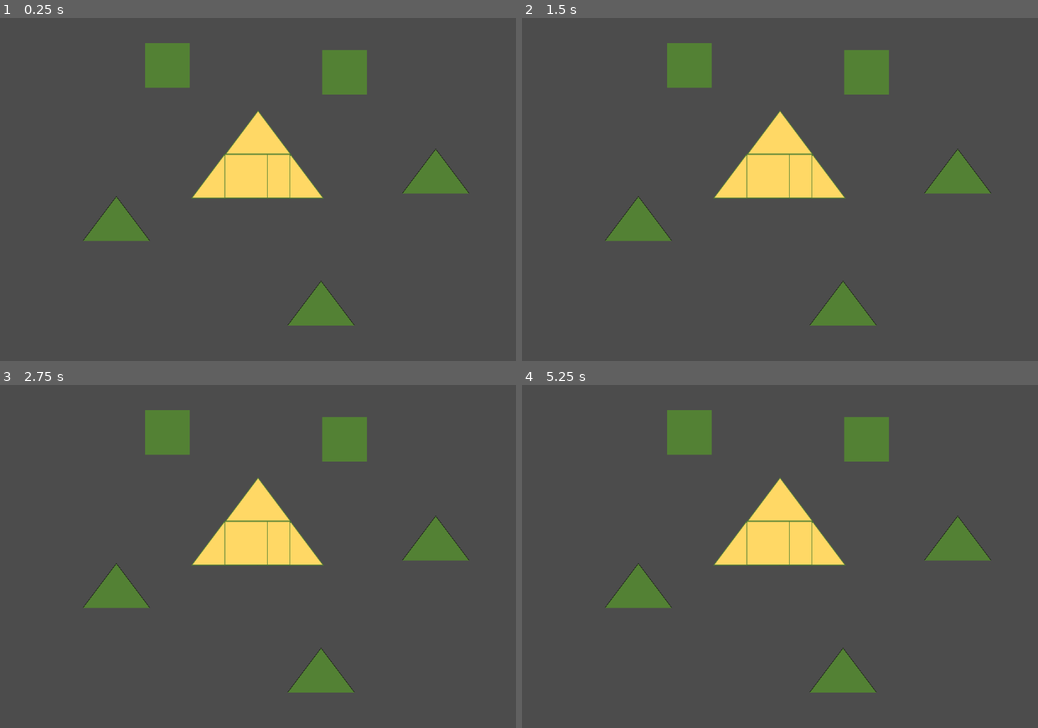
Above: before the commit, frames 1-4 (two rows, left to right).
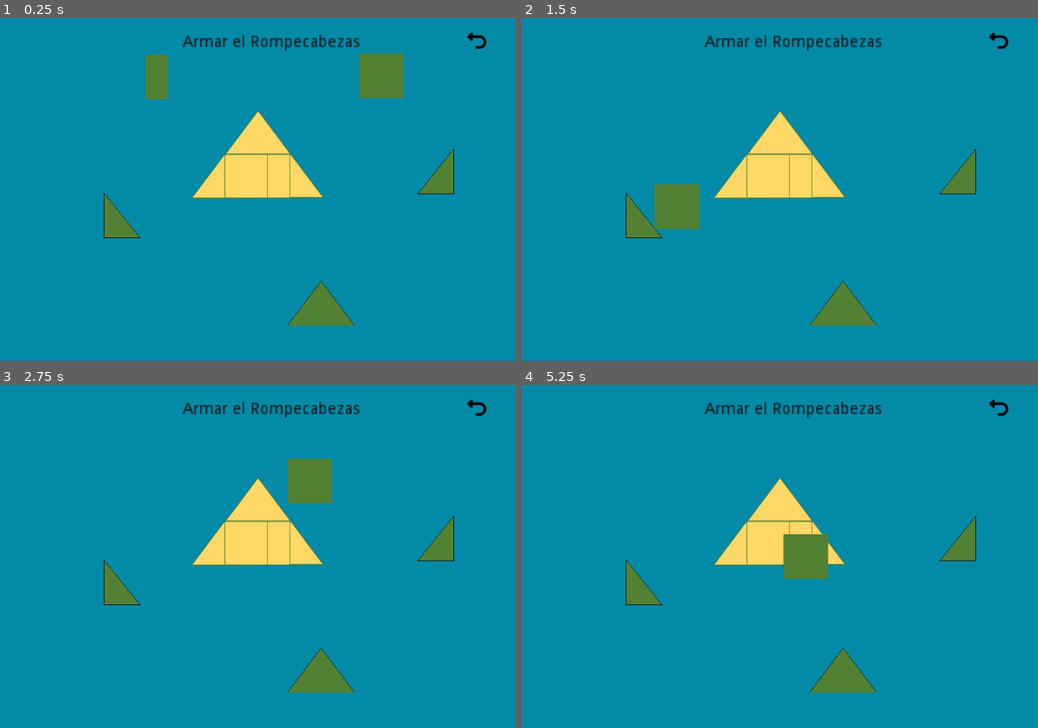
Above: after the commit, the same moments.

Repository: Jod00/Proyecto_AFIGE_Rompecabeza
Game: Godot game, scene res://Escenas_Scripts/rompecabeza.tscn
Same seed, same stepped clock (60 frames per second), same inputs: the game is played once before the commit and once after it. The project has no main scene, so this scene is started directly.
Inputs (mouse positions are in pixels of both pictures, inside the frame that each line leads up to):
- Up to frame 1 (0.25 s): no input
- Up to frame 2 (1.5 s): tap Enter at 0.5 s; move the mouse to (893, 172) at 0.52 s; click (893, 172) at 0.67 s; tap Space at 1.25 s; move the mouse to (676, 206) at 1.27 s; click (676, 206) at 1.42 s
- Up to frame 3 (2.75 s): tap Enter at 2 s; move the mouse to (309, 481) at 2.02 s; click (309, 481) at 2.17 s
- Up to frame 4 (5.25 s): tap Space at 2.75, 4.25 s; move the mouse to (754, 625) at 2.77 s; click (754, 625) at 2.92 s; tap Enter at 3.5 s; move the mouse to (934, 607) at 3.52 s; click (934, 607) at 3.67 s; move the mouse to (625, 505) at 4.27 s; click (625, 505) at 4.42 s; move the mouse to (805, 556) at 5.02 s; click (805, 556) at 5.17 s

The runs differ from the first frame. In frame 1, 95% of the frame differs, in the area x 0-100%, y 0-100%; in frame 2, 95%; in frame 3, 95%; in frame 4, 96%.

Commit message:
funcion arrastre lograda llamada _input()

Diff:
--- /dev/null
+++ b/Escenas_Scripts/Comp.tscn
@@ -0,0 +1,62 @@
+[gd_scene load_steps=6 format=2]
+
+[ext_resource path="res://Escenas_Scripts/pieza_Cuadrados.tscn" type="PackedScene" id=3]
+[ext_resource path="res://Escenas_Scripts/pieza_triangulo1.tscn" type="PackedScene" id=4]
+[ext_resource path="res://Fondo_iconos/botonContinuar.png" type="Texture" id=5]
+[ext_resource path="res://Fondo_iconos/botonContinuarP.png" type="Texture" id=6]
+
+[sub_resource type="CanvasItemMaterial" id=1]
+blend_mode = 1
+
+[node name="Node2D" type="Node2D"]
+
+[node name="ColorRect" type="ColorRect" parent="."]
+margin_right = 900.0
+margin_bottom = 600.0
+color = Color( 0.0156863, 0.545098, 0.658824, 1 )
+
+[node name="pieza_triangulo1" parent="." instance=ExtResource( 4 )]
+position = Vector2( 391, 276 )
+scale = Vector2( 0.6, 0.6 )
+
+[node name="pieza_Cuadrado" parent="." instance=ExtResource( 3 )]
+position = Vector2( 431, 276 )
+scale = Vector2( 0.6, 0.6 )
+
+[node name="pieza_trianguloRecIzq" parent="." instance=ExtResource( 4 )]
+position = Vector2( 506, 275 )
+scale = Vector2( 0.6, 0.6 )
+
+[node name="pieza_trianguloRecDer" parent="." instance=ExtResource( 4 )]
+position = Vector2( 448, 199 )
+scale = Vector2( 0.6, 0.6 )
+
+[node name="pieza_Rectangulo" parent="." instance=ExtResource( 3 )]
+position = Vector2( 467, 276 )
+scale = Vector2( 0.6, 0.6 )
+
+[node name="tituloCompletado" type="Label" parent="."]
+modulate = Color( 0.894118, 0.623529, 0.0509804, 1 )
+self_modulate = Color( 0.894118, 0.623529, 0.0509804, 1 )
+material = SubResource( 1 )
+margin_left = 409.0
+margin_top = 250.0
+margin_right = 494.0
+margin_bottom = 265.0
+text = "¡TRIÁNGULO!"
+align = 1
+valign = 1
+
+[node name="TouchScreenButton" type="TouchScreenButton" parent="."]
+position = Vector2( 411, 278 )
+scale = Vector2( 0.1, 0.1 )
+normal = ExtResource( 5 )
+pressed = ExtResource( 6 )
+
+[node name="tiempo_Completado" type="Label" parent="."]
+modulate = Color( 0, 0, 0, 1 )
+margin_left = 379.0
+margin_top = 329.0
+margin_right = 516.0
+margin_bottom = 343.0
+text = "Completado en 00:30"
--- a/Escenas_Scripts/Triangulos.tscn
+++ b/Escenas_Scripts/Triangulos.tscn
@@ -35,4 +35,4 @@
 animation = "triangulo"
 
 [node name="CollisionPolygon2D" type="CollisionPolygon2D" parent="."]
-polygon = PoolVector2Array( 0, -38, 57, 38, -60, 38 )
+polygon = PoolVector2Array( 0, -38, 58, 38, -60, 38 )
--- /dev/null
+++ b/Escenas_Scripts/cuadrados.gd
@@ -0,0 +1,14 @@
+extends StaticBody2D
+
+
+# Declare member variables here. Examples:
+# var a = 2
+# var b = "text"
+
+func _ready():
+	pass # Replace with function body.
+
+
+# Called every frame. 'delta' is the elapsed time since the previous frame.
+#func _process(delta):
+#	pass
--- a/Escenas_Scripts/cuadrados.tscn
+++ b/Escenas_Scripts/cuadrados.tscn
@@ -1,7 +1,8 @@
-[gd_scene load_steps=5 format=2]
+[gd_scene load_steps=6 format=2]
 
 [ext_resource path="res://Sprites/rompecabeza-triangulo/rectangulo.png" type="Texture" id=1]
 [ext_resource path="res://Sprites/rompecabeza-triangulo/cuadro.png" type="Texture" id=2]
+[ext_resource path="res://Escenas_Scripts/cuadrados.gd" type="Script" id=3]
 
 [sub_resource type="SpriteFrames" id=1]
 animations = [ {
@@ -21,6 +22,7 @@
 
 [node name="cuadrados" type="StaticBody2D"]
 position = Vector2( 109, 78 )
+script = ExtResource( 3 )
 __meta__ = {
 "_edit_group_": true
 }
--- /dev/null
+++ b/Escenas_Scripts/pieza_Cuadrados.gd
@@ -0,0 +1,29 @@
+extends Area2D
+
+# variables here:
+var arrastrando = false
+var offset = Vector2() # nos da la diferencia entre la posicion del toque y del objeto
+# offset = position - posicionToque ## con esto al sumarlo a la posicion del objeto logramos que vuelva
+## al punto de origen como tipo elastico
+var posicionToque = Vector2()
+var estaArmado = false
+
+func _ready():
+	pass # Replace with function body.
+
+func _input(event):
+	if event is InputEventScreenTouch:
+		if event.is_pressed():
+			if get_viewport_rect().has_point(event.position):
+				posicionToque= event.position
+				arrastrando = true
+		else:
+			position = event.position
+			arrastrando = false
+
+func _process(_delta):
+	if arrastrando:
+		position = get_global_mouse_position()
+
+## para la colision , para que funcione de neuvo solo cambiar false por true
+#set_process_input(false) # detiene la funcion input
--- a/Escenas_Scripts/pieza_Cuadrados.tscn
+++ b/Escenas_Scripts/pieza_Cuadrados.tscn
@@ -1,7 +1,8 @@
-[gd_scene load_steps=5 format=2]
+[gd_scene load_steps=6 format=2]
 
 [ext_resource path="res://Sprites/rompecabeza-triangulo/pieza_rectangulo.png" type="Texture" id=1]
 [ext_resource path="res://Sprites/rompecabeza-triangulo/pieza_cuadrado.png" type="Texture" id=2]
+[ext_resource path="res://Escenas_Scripts/pieza_Cuadrados.gd" type="Script" id=3]
 
 [sub_resource type="SpriteFrames" id=1]
 animations = [ {
@@ -20,6 +21,11 @@
 extents = Vector2( 65, 65 )
 
 [node name="pieza_Cuadrados" type="Area2D"]
+position = Vector2( 192, 122 )
+script = ExtResource( 3 )
+__meta__ = {
+"_edit_group_": true
+}
 
 [node name="AnimatedSprite" type="AnimatedSprite" parent="."]
 modulate = Color( 0.329412, 0.509804, 0.207843, 1 )
--- /dev/null
+++ b/Escenas_Scripts/rompecabeza.gd
@@ -0,0 +1,26 @@
+extends Node2D
+
+var FormaTrianguloRect = []
+
+#var b = false
+
+func _ready():
+	FormaTrianguloRect = [Vector2(0,-38),Vector2(0,38),Vector2(-60,38)]
+	#$titulopantalla.text= str($rectangulo/CollisionShape2D.transform)
+	##Modificacion de las piezas
+	$pieza_trianguloRecIzq/AnimatedSprite.animation = 'TrianguloRectanguloIzq'
+	$pieza_trianguloRecDer/AnimatedSprite.animation = "TrianguloRectanguloDer"
+	$pieza_Rectangulo/AnimatedSprite.animation = "rectangulo"
+	$pieza_Rectangulo/CollisionShape2D.scale.x = 0.5
+	##Modificacion de los espacios para las peizas o simplemente(espacios)
+	$rectangulo/CollisionShape2D.scale.x = 0.3
+	$rectangulo/CollisionShape2D.position.x += 18
+	#void set ( int idx, Vector2 vector2 )
+#	$TrianguloRecDer/CollisionPolygon2D.polygon.set(1,Vector2(0,38))
+	$TrianguloRecDer/CollisionPolygon2D.scale = Vector2(0.7,0.7)
+	$TrianguloRecIzq/CollisionPolygon2D.polygon.set(1,Vector2(30,38))
+	#$TrianguloRecIzq/CollisionPolygon2D
+
+## Called every frame. 'delta' is the elapsed time since the previous frame.
+#func _process(delta):
+#	pass
--- a/Escenas_Scripts/rompecabeza.tscn
+++ b/Escenas_Scripts/rompecabeza.tscn
@@ -1,43 +1,81 @@
-[gd_scene load_steps=5 format=2]
+[gd_scene load_steps=7 format=2]
 
 [ext_resource path="res://Escenas_Scripts/pieza_triangulo1.tscn" type="PackedScene" id=1]
 [ext_resource path="res://Escenas_Scripts/Triangulos.tscn" type="PackedScene" id=2]
 [ext_resource path="res://Escenas_Scripts/pieza_Cuadrados.tscn" type="PackedScene" id=3]
 [ext_resource path="res://Escenas_Scripts/cuadrados.tscn" type="PackedScene" id=4]
+[ext_resource path="res://Escenas_Scripts/rompecabeza.gd" type="Script" id=5]
+[ext_resource path="res://Fondo_iconos/BotonRegresar.png.png" type="Texture" id=6]
 
-[node name="Node2D" type="Node2D"]
+[node name="rompecabeza" type="Node2D"]
+script = ExtResource( 5 )
+
+[node name="ColorRect" type="ColorRect" parent="."]
+margin_right = 900.0
+margin_bottom = 600.0
+color = Color( 0.0156863, 0.545098, 0.658824, 1 )
 
 [node name="Triangulo" parent="." instance=ExtResource( 2 )]
 position = Vector2( 450, 200 )
 
 [node name="TrianguloRecIzq" parent="." instance=ExtResource( 2 )]
 position = Vector2( 391, 277 )
+collision_layer = 2
+collision_mask = 2
 
 [node name="TrianguloRecDer" parent="." instance=ExtResource( 2 )]
-position = Vector2( 507, 277 )
+position = Vector2( 507, 276 )
+collision_layer = 4
+collision_mask = 4
 
 [node name="rectangulo" parent="." instance=ExtResource( 4 )]
 position = Vector2( 466, 277 )
+collision_layer = 8
+collision_mask = 8
 
 [node name="cuadrados" parent="." instance=ExtResource( 4 )]
 position = Vector2( 427, 277 )
+collision_layer = 16
+collision_mask = 16
 
 [node name="pieza_triangulo1" parent="." instance=ExtResource( 1 )]
 position = Vector2( 560, 499 )
 scale = Vector2( 0.6, 0.6 )
 
-[node name="pieza_Cuadrado" parent="." instance=ExtResource( 3 )]
-position = Vector2( 292, 83 )
-scale = Vector2( 0.6, 0.6 )
-
 [node name="pieza_trianguloRecIzq" parent="." instance=ExtResource( 1 )]
 position = Vector2( 760, 268 )
 scale = Vector2( 0.6, 0.6 )
+collision_layer = 2
+collision_mask = 2
 
 [node name="pieza_trianguloRecDer" parent="." instance=ExtResource( 1 )]
-position = Vector2( 203, 351 )
+position = Vector2( 213, 345 )
 scale = Vector2( 0.6, 0.6 )
+collision_layer = 4
+collision_mask = 4
 
 [node name="pieza_Rectangulo" parent="." instance=ExtResource( 3 )]
-position = Vector2( 601, 95 )
+position = Vector2( 274, 103 )
 scale = Vector2( 0.6, 0.6 )
+collision_layer = 8
+collision_mask = 8
+
+[node name="pieza_Cuadrado" parent="." instance=ExtResource( 3 )]
+position = Vector2( 665, 101 )
+scale = Vector2( 0.6, 0.6 )
+collision_layer = 16
+collision_mask = 16
+
+[node name="botonRegresar" type="TouchScreenButton" parent="."]
+position = Vector2( 813, 21 )
+scale = Vector2( 0.5, 0.5 )
+normal = ExtResource( 6 )
+
+[node name="tituloPantalla" type="Label" parent="."]
+modulate = Color( 0.109804, 0.0509804, 0.0509804, 1 )
+margin_left = 319.0
+margin_top = 29.0
+margin_right = 474.0
+margin_bottom = 43.0
+rect_scale = Vector2( 2, 2 )
+text = "Armar el Rompecabezas"
--- a/project.godot
+++ b/project.godot
@@ -21,6 +21,14 @@
 
 common/drop_mouse_on_gui_input_disabled=true
 
+[input]
+
+touch={
+"deadzone": 0.5,
+"events": [ Object(InputEventMouseButton,"resource_local_to_scene":false,"resource_name":"","device":0,"alt":false,"shift":false,"control":false,"meta":false,"command":false,"button_mask":0,"position":Vector2( 0, 0 ),"global_position":Vector2( 0, 0 ),"factor":1.0,"button_index":1,"pressed":false,"doubleclick":false,"script":null)
+ ]
+}
+
 [input_devices]
 
 pointing/emulate_touch_from_mouse=true
Binary file added: Fondo_iconos/BotonRegresar.png.png
Not shown, added: Fondo_iconos/BotonRegresar.png.png.import
Binary file added: Fondo_iconos/botonContinuar.png
Not shown, added: Fondo_iconos/botonContinuar.png.import
Binary file added: Fondo_iconos/botonContinuarP.png
Not shown, added: Fondo_iconos/botonContinuarP.png.import
